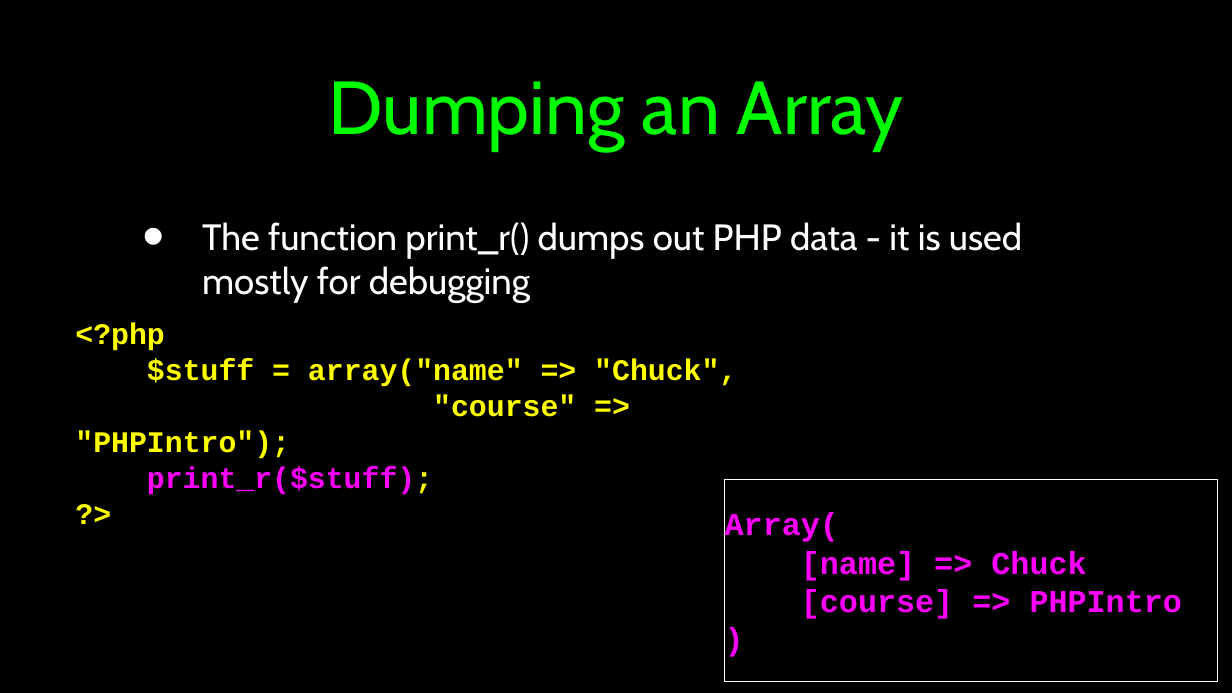
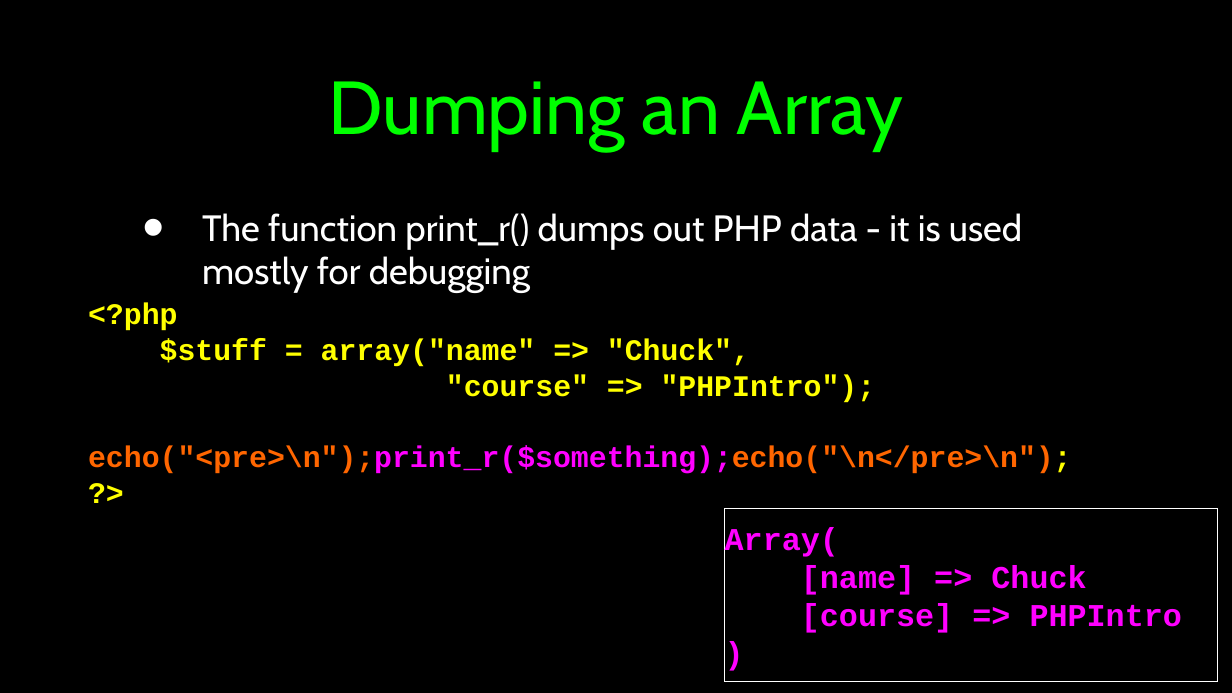
Before and after one commit to csev/wa4e, a slide deck: slide 6 of lectures/PHP-04-Arrays.ppt. Drawn at 1232x693 pixels with LibreOffice and Linux fonts; fonts in the diff are those of the drawing. Boxes give left, top, right and bottom in pixels: in the first picture for what was removed or moved away, otherwise in the second. Text is boxed around its words. In the diff, an @@ line names an element or a change of style, - is before the commit and + after.

```diff
--- a/lectures/PHP-04-Arrays.ppt
+++ b/lectures/PHP-04-Arrays.ppt
@@ text "The function print_r() dumps out ...": place and size @@
-text "The function print_r() dumps out ..." at (202,222,1022,302)
+text "The function print_r() dumps out ..." at (202,213,1022,293)
@@ text "<?php": place and size @@
-text "<?php" at (75,323,737,495)
+text "<?php" at (88,303,1071,474)
@@ text at (88,446,1071,474): text changed; text colour #FF00FF to #FF6600 @@
-print_r($stuff);
+echo("<pre>\n");print_r($something);echo("\n</pre>\n");
@@ rectangle "Array(": place and size @@
-rectangle "Array(" at (725,479,1217,682)
+rectangle "Array(" at (725,508,1217,681)
```
Also in this commit, not shown: 3 other slides changed, 1 slide added, 1 other file.
